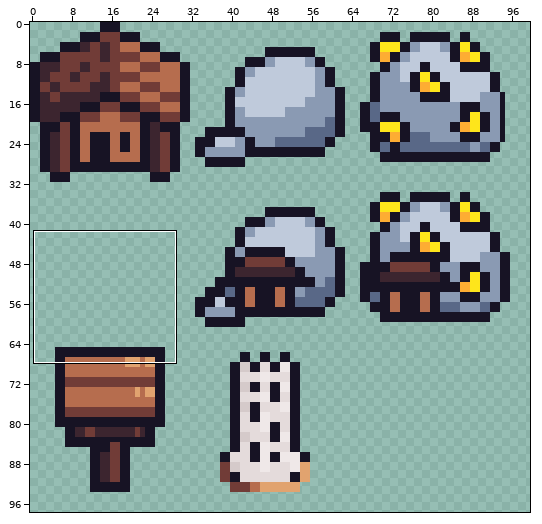
Edited in one commit: sprite sheet (assets/builds.png). The picture above shows the old version from afar; the outline marks the close-up.
Close-up. Earlier state:
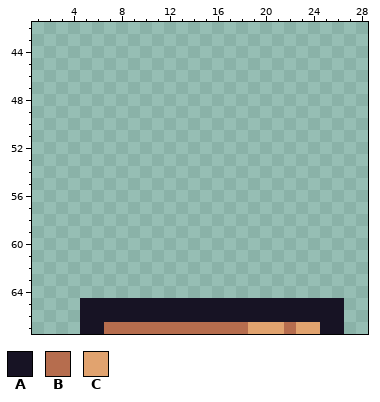
The file is 128x128 pixels. Colours within 5 levels of each other are drawn and written as one. Shown: x 1..28, y 42..67. The wide view leaves out empty margins.
Palette (. is transparent): A #171324  B #b66d4e  C #e1a36f
Pixels before, first column x 5:
65 AAAAAAAAAAAAAAAAAAAAAA
66 AAAAAAAAAAAAAAAAAAAAAA
67 AABBBBBBBBBBBBCCCBCCAA
After the commit:
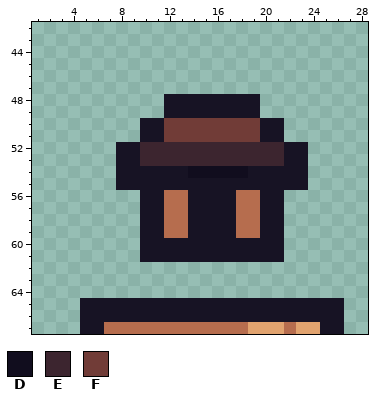
Colours new in this view: D #110d1e  E #3c252f  F #713c37
Edits made:
The edit adds colour A in rows 48 to 49 at x 12 to 19; in rows 50 to 51 at x 10 to 11 and 20 to 21; in rows 52 to 53 at x 8 to 9 and 22 to 23; in row 54 at x 8 to 13 and 19 to 23; in row 55 at x 8 to 23; in rows 56 to 59 at x 10 to 11, 14 to 17 and 20 to 21.
The edit adds colour A in rows 60 to 61 at x 10 to 21.
The edit adds colour B in rows 56 to 59 at x 12 to 13 and 18 to 19.
The edit adds colour D in row 54 at x 14 to 18.
The edit adds colour E in rows 52 to 53 at x 10 to 21.
The edit adds colour F in rows 50 to 51 at x 12 to 19.
Boxes around the changes in both close-ups, in picture pixels (x1, y1, x2, y2):
added: (116, 94, 308, 262)
